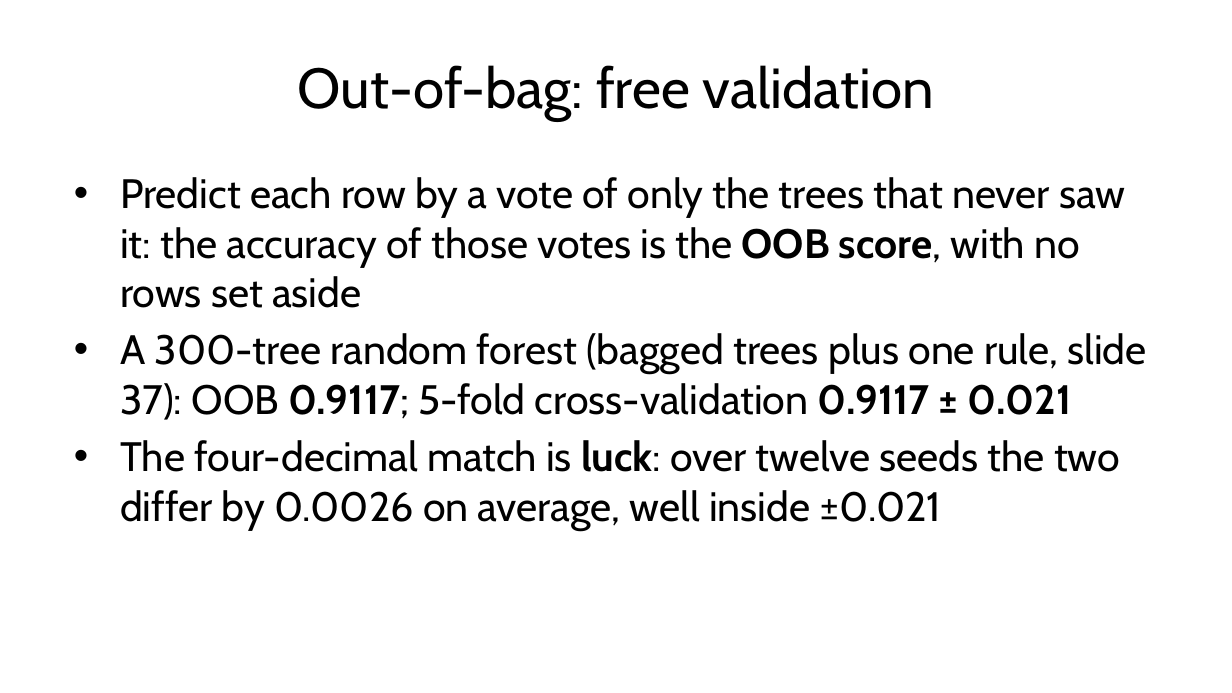
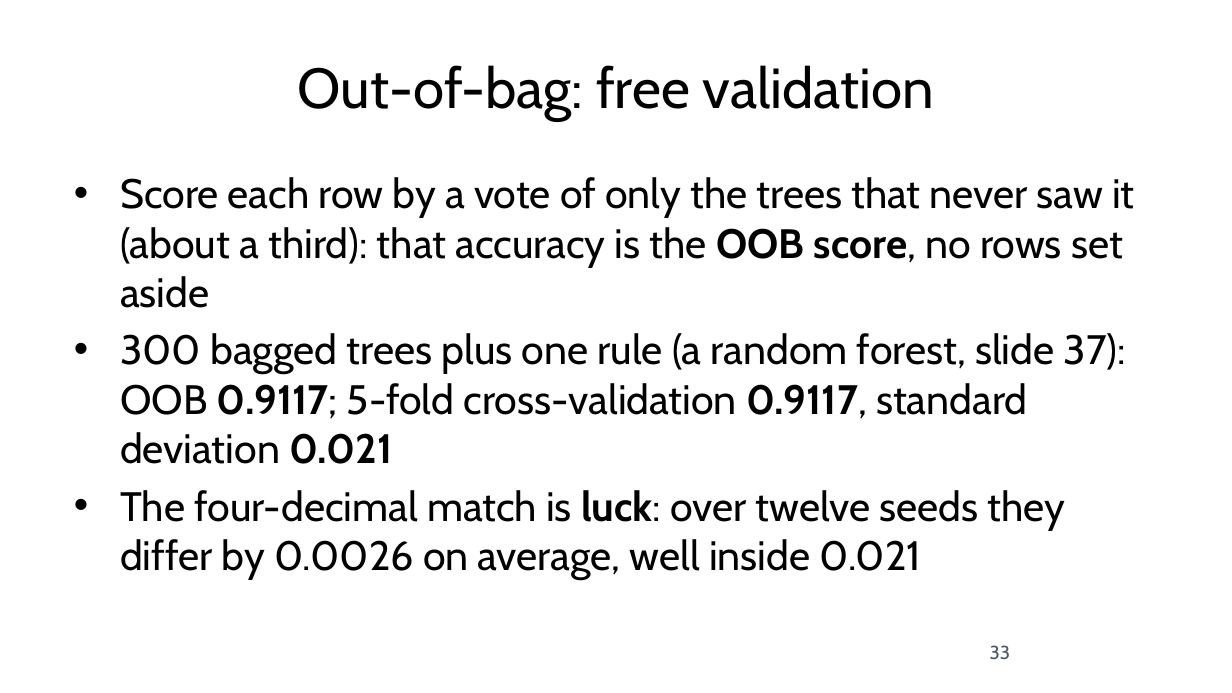
Before and after one commit to fabioantonini/technologies-for-artificial-intelligence, a slide deck: slide 33 of Lessons/07_trees_and_ensembles/Slides/trees_and_ensembles_slides.pptx. Drawn at 1232x693 pixels with LibreOffice and Linux fonts; fonts in the diff are those of the drawing; background and template pictures are left out. Boxes give left, top, right and bottom in pixels: in the first picture for what was removed or moved away, otherwise in the second. Text is boxed around its words. In the diff, an @@ line names an element or a change of style, - is before the commit and + after.

```diff
--- a/Lessons/07_trees_and_ensembles/Slides/trees_and_ensembles_slides.pptx
+++ b/Lessons/07_trees_and_ensembles/Slides/trees_and_ensembles_slides.pptx
@@ text at box(120, 177, 1135, 580): text changed @@
-• Predict each row by a vote of only the trees that never saw it: the accuracy of those votes is the OOB score, with no rows set aside
-• A 300-tree random forest (bagged trees plus one rule, slide 37): OOB 0.9117; 5-fold cross-validation 0.9117 ± 0.021
-• The four-decimal match is luck: over twelve seeds the two differ by 0.0026 on average, well inside ±0.021
+• Score each row by a vote of only the trees that never saw it (about a third): that accuracy is the OOB score, no rows set aside
+• 300 bagged trees plus one rule (a random forest, slide 37): OOB 0.9117; 5-fold cross-validation 0.9117, standard deviation 0.021
+• The four-decimal match is luck: over twelve seeds they differ by 0.0026 on average, well inside 0.021
@@ page number added at box(990, 645, 1011, 659), 11 pt, text #4A5568 @@
+33
```
Also in this commit, not shown: 57 other slides changed, 6 other files.
